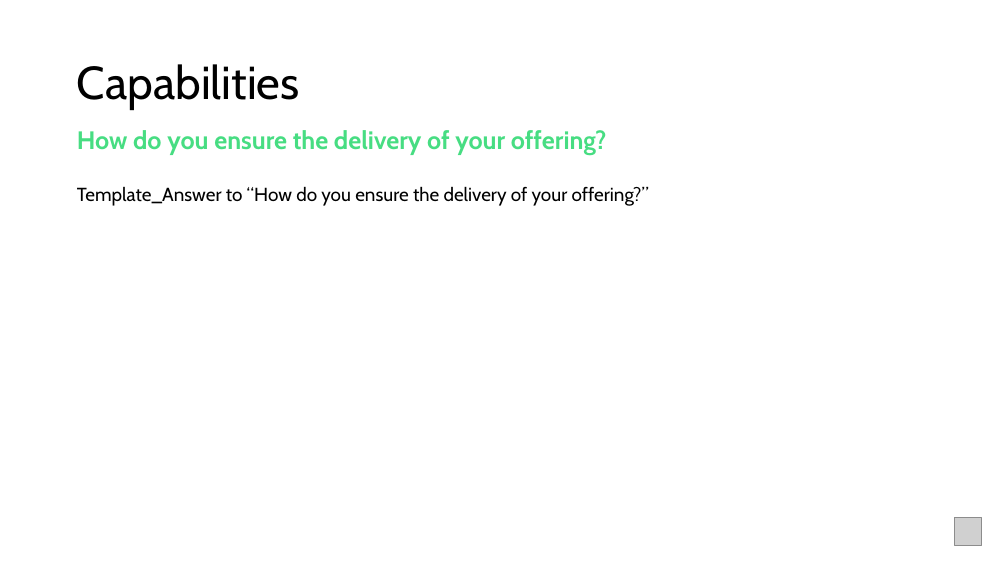
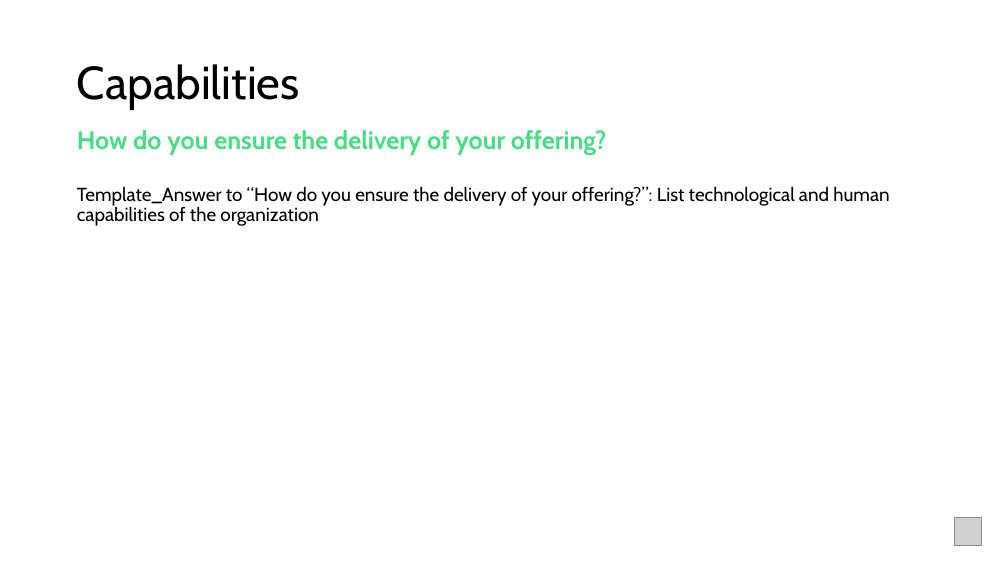
Before and after one commit to jupyter-naas/abi, a slide deck: slide 3 of assets/OrganizationTemplate.pptx. Drawn at 1008x567 pixels with LibreOffice and Linux fonts; fonts in the diff are those of the drawing; grey boxes stand for pictures. Boxes give left, top, right and bottom in pixels: in the first picture for what was removed or moved away, otherwise in the second. Text is boxed around its words. In the diff, an @@ line names an element or a change of style, - is before the commit and + after.

```diff
--- a/assets/OrganizationTemplate.pptx
+++ b/assets/OrganizationTemplate.pptx
@@ text at (x1=77, y1=186, x2=889, y2=226): text changed @@
-Template_Answer to “How do you ensure the delivery of your offering?”
+Template_Answer to “How do you ensure the delivery of your offering?”: List technological and human capabilities of the organization
```
Also in this commit, not shown: 3 other slides changed, 4 other files.
